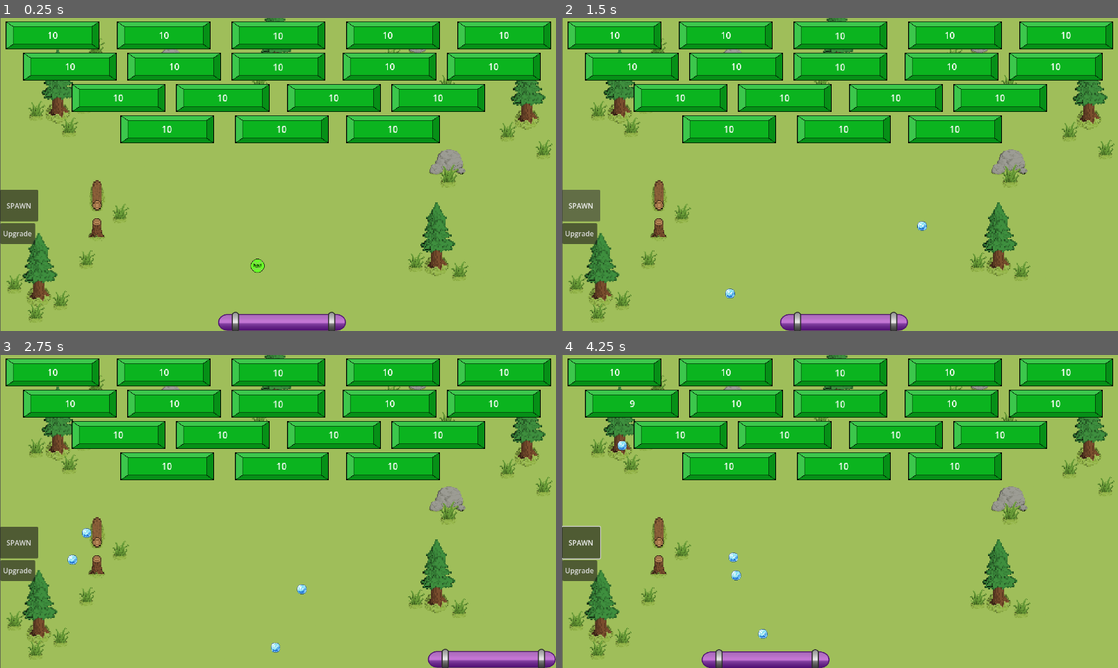
Above: before the commit, frames 1-4 (two rows, left to right).
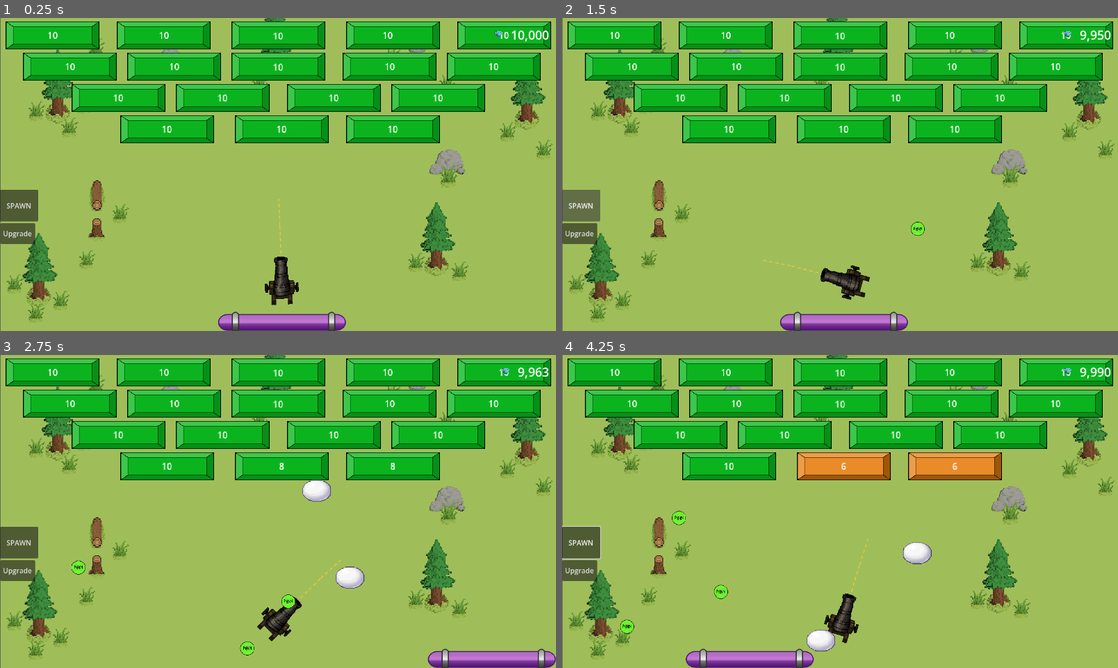
Above: after the commit, the same moments.

Repository: RuiTheSalted/Brick-by-Brick
Game: Godot game, scene res://scenes/level.tscn
Two runs of this game, one before a commit and one after it. Both use one fixed random seed, a clock stepped at 60 frames per second and the inputs below.
Inputs (mouse positions are in pixels of both pictures, inside the frame that each line leads up to):
- Up to frame 1 (0.25 s): no input
- Up to frame 2 (1.5 s): click "Upgrade" at 0.5 s; click "SPAWN" at 1.25 s
- Up to frame 3 (2.75 s): tap Enter (ui_accept) at 2, 2.27 s; move the mouse to (400, 495) at 2.02 s; hold Right (ui_right) from 2.03 s (still down); click (400, 495) at 2.17 s
- Up to frame 4 (4.25 s): release Right (ui_right) at 2.75 s; drag from (728, 527) to (812, 574) at 2.77 s; move the mouse to (895, 442) at 3.52 s; hold Left (ui_left) from 3.53 s (still down)

The runs differ from the first frame. In frame 1, 0.7% of the frame differs, in the area x 45-99%, y 4-92%; in frame 2, 0.8%; in frame 3, 1.7%; in frame 4, 5.3%, in the area x 10-99%, y 4-100%.

Commit message:
updated to use cannon sprite. ball upgrade button upgrade their damage, speed, and ammo reserve for the cannon as wel as change between the textures at every 5 levels.

Diff:
--- a/project.godot
+++ b/project.godot
@@ -19,6 +19,7 @@
 
 CurrencyManager="*uid://dpkshr51xy0oa"
 HudCurrency="*uid://d324c0rmw5ei8"
+UpgradeManager="*res://scripts/cannon/UpgradeManager.gd"
 
 [display]
 
--- a/scenes/buttons.tscn
+++ b/scenes/buttons.tscn
@@ -6,9 +6,10 @@
 script = ExtResource("1_ew542")
 
 [node name="Button" type="Button" parent="." unique_id=1104281975]
+focus_mode = 0
 offset_right = 80.0
 offset_bottom = 48.0
 text = "Upgrade
 "
 
-[connection signal="pressed" from="Button" to="." method="_on_button_pressed"]
+[connection signal="pressed" from="Button" to="." method="_on_upgrade_button_pressed"]
--- a/scenes/cannon/CurrencyManager.gd
+++ /dev/null
@@ -1,63 +0,0 @@
-extends Node
-
-# --- Currency ---
-var currency: int = 0
-
-# --- Upgrade ---
-var upgrade_level: int = 0
-
-# --- Upgrade Cost Scaling ---
-@export var base_cost: int = 100
-@export var cost_scaling: float = 1.5
-
-# --- Signal ---
-signal currency_changed(new_amount)
-signal upgrade_purchased(new_level)
-
-
-# Add currency from ball hits
-func add_currency(amount: int) -> void:
-	currency += amount
-	print("CurrencyManager: +", amount, " currency | Total: ", currency)
-	emit_signal("currency_changed", currency)
-
-
-# Returns the cost of the next upgrade
-func get_upgrade_cost() -> int:
-	return int(base_cost * pow(cost_scaling, upgrade_level))
-
-
-# Try to purchase an upgrade — returns true if successful
-func try_upgrade() -> bool:
-	var cost = get_upgrade_cost()
-	if currency < cost:
-		print("CurrencyManager: Not enough currency! Need ", cost, " have ", currency)
-		return false
-
-	currency -= cost
-	upgrade_level += 1
-	print("CurrencyManager: Upgrade purchased! Level ", upgrade_level, " | Cost was ", cost, " | Remaining: ", currency)
-	emit_signal("currency_changed", currency)
-	emit_signal("upgrade_purchased", upgrade_level)
-
-	# Update all active balls in the scene
-	_update_active_balls()
-	return true
-
-
-# Push new upgrade level to all balls currently in the scene
-func _update_active_balls() -> void:
-	var balls = get_tree().get_nodes_in_group("ball")
-	for ball in balls:
-		if ball.has_method("set_upgrade_level"):
-			ball.set_upgrade_level(upgrade_level)
-	print("CurrencyManager: Updated ", balls.size(), " active ball(s) to level ", upgrade_level)
-
-
-# Helper — print current state (useful for debugging)
-func print_status() -> void:
-	print("--- CurrencyManager Status ---")
-	print("Currency: ", currency)
-	print("Upgrade Level: ", upgrade_level)
-	print("Next Upgrade Cost: ", get_upgrade_cost())
-	print("------------------------------")
--- a/scenes/cannon/cannon.tscn
+++ b/scenes/cannon/cannon.tscn
@@ -45,7 +45,6 @@
 [node name="Cannon" type="CharacterBody2D" unique_id=855465672 node_paths=PackedStringArray("cannonBall_spawn", "cannon_sound", "anim_player")]
 collision_layer = 2
 script = ExtResource("1_p7cvk")
-max_balls = null
 cannon_scene = ExtResource("2_s14hi")
 cannonBall_spawn = NodePath("Rotator/cannonBall_spawn")
 cannon_sound = NodePath("cannon_sound")
--- a/scenes/level.tscn
+++ b/scenes/level.tscn
@@ -1,9 +1,8 @@
 [gd_scene format=3 uid="uid://hppu1j2rywla"]
 
 [ext_resource type="PackedScene" uid="uid://d1qf34fyylxqi" path="res://scenes/paddle.tscn" id="1_2q6dc"]
-[ext_resource type="Script" path="res://scenes/level.gd" id="1_64w2a"]
+[ext_resource type="Script" uid="uid://dsin6u8lewrlf" path="res://scenes/level.gd" id="1_64w2a"]
 [ext_resource type="PackedScene" uid="uid://dtlu1ys4mvur7" path="res://scenes/ball_spawner.tscn" id="1_mx8sn"]
-[ext_resource type="PackedScene" uid="uid://dj35vrqtmjv7k" path="res://scenes/ball.tscn" id="2_w7c3h"]
 [ext_resource type="Texture2D" uid="uid://c0h23gn43txwl" path="res://maps/easyMaps/mapsSprites/grassLevelOne/Grass.png" id="3_2r41h"]
 [ext_resource type="PackedScene" uid="uid://bi4747sfo5gjc" path="res://scenes/buttons.tscn" id="3_w8frs"]
 [ext_resource type="Texture2D" uid="uid://dvqguhd5is4im" path="res://maps/easyMaps/mapsSprites/grassLevelOne/rockWithGrass.png" id="4_olg7q"]
@@ -13,6 +12,8 @@
 [ext_resource type="Texture2D" uid="uid://cjm36a8ysgf4b" path="res://maps/easyMaps/mapsSprites/grassLevelOne/GrassBackground.png" id="8_bg"]
 [ext_resource type="Texture2D" uid="uid://eemue63q7n5x" path="res://maps/easyMaps/mapsSprites/grassLevelOne/pineTree.png" id="9_tree"]
 [ext_resource type="PackedScene" uid="uid://c45kb77sh2kav" path="res://scenes/bricks.tscn" id="10_ppgk2"]
+[ext_resource type="PackedScene" uid="uid://dwqqquosf3rgt" path="res://scenes/cannon/cannon.tscn" id="11_fpun6"]
+[ext_resource type="PackedScene" uid="uid://brj2fucxkqw0c" path="res://scenes/cannon/HUD_currency.tscn" id="14_fpun6"]
 
 [sub_resource type="RectangleShape2D" id="RectangleShape2D_w7c3h"]
 size = Vector2(20, 733)
@@ -202,8 +203,8 @@
 disable_mode = 1
 safe_margin = 0.001
 
-[node name="Ball" parent="." unique_id=777500282 instance=ExtResource("2_w7c3h")]
-position = Vector2(642, 520)
+[node name="Cannon" parent="." unique_id=855465672 instance=ExtResource("11_fpun6")]
+position = Vector2(648, 603)
 
 [node name="Walls" type="StaticBody2D" parent="." unique_id=699938017]
 
@@ -216,7 +217,7 @@
 shape = SubResource("RectangleShape2D_w8frs")
 
 [node name="Ceiling" type="CollisionShape2D" parent="Walls" unique_id=839577583]
-position = Vector2(640, -11)
+position = Vector2(647, -6)
 shape = SubResource("RectangleShape2D_mx8sn")
 
 [node name="Floor" type="CollisionShape2D" parent="Walls" unique_id=1534209908]
@@ -416,3 +417,5 @@
 offset_bottom = 11.461537
 horizontal_alignment = 1
 vertical_alignment = 1
+
+[node name="HUD" parent="." unique_id=45399565 instance=ExtResource("14_fpun6")]
--- a/scripts/bricks.gd
+++ b/scripts/bricks.gd
@@ -1,7 +1,9 @@
 extends Node2D
 
+@export var health = 10 # Total Brick health
+
+# Global hit counter:
 var hits = 0
-var health = 10 # Total Brick health
 
 # Textures for bricks health after each hit
 # Color progression per hit: healthy -> damaged -> critical health
@@ -17,13 +19,13 @@
 	_update_visuals()
 	_update_label()
 
-func hit() -> void:
+func take_damage(amount: int) -> void:
+	health -= amount
 	hits += 1
-	health -= 1
-	print("Brick hit ", hits, " time(s).", " Health, remaining: ", health)
+	# print("Brick hit ", hits, " time(s). Health remaining: ", health)
 
 	if health <= 0:
-		queue_free()		# Destroy brick after health = 0
+		queue_free()
 	else:
 		_update_visuals()
 		_update_label()
@@ -39,13 +41,13 @@
 		var thirds = max_health / 3.0
 
 		if health > thirds * 2.0:
-			print("Healthy")
+			#print("Healthy")
 			$Sprite2D.texture = load(brick_textures[0])
 		elif health > thirds:
-			print("Injured")
+			#print("Injured")
 			$Sprite2D.texture = load(brick_textures[1])
 		else:
-			print("Critical")
+			#print("Critical")
 			$Sprite2D.texture = load(brick_textures[2])
 
 func _update_label()-> void:
--- a/scripts/buttons.gd
+++ b/scripts/buttons.gd
@@ -1,15 +1,49 @@
 extends Node2D
 
-func _on_button_pressed() -> void:
-	print("Upgrading all balls! ")
-	var balls = get_tree().get_nodes_in_group("ball")
+# Which stat this button upgrades — set in the Inspector per button node
+# Valid values: "damage", "speed", "bounces", "ammo"
+@export var upgrade_stat: String = "damage"
 
-	if balls.is_empty():
-		print("Error: No balls found")
+# Set to true while testing so upgrades are free
+@export var debug_free_upgrades: bool = false
+
+
+func _on_upgrade_button_pressed() -> void:
+	if not get_tree().root.has_node("UpgradeManager"):
+		print("Error: UpgradeManager not found")
 		return
 
-	for ball in balls:
-		if ball.has_method("upgrade"):
-			ball.upgrade()
-		else:
-			print("Error: Ball not found or upgrade method missing")
+	var um = get_tree().root.get_node("UpgradeManager")
+
+	# Debug mode: bypass cost check entirely
+	if debug_free_upgrades:
+		match upgrade_stat:
+			"damage":
+				um.damage_level += 1
+				um.emit_signal("damage_upgraded", um.damage_level)
+				um.update_active_balls()
+			"speed":
+				um.speed_level += 1
+				um.emit_signal("speed_upgraded", um.speed_level)
+				um.update_active_balls()
+			"bounces":
+				um.bounces_level += 1
+				um.emit_signal("bounces_upgraded", um.bounces_level)
+				um.update_active_balls()
+			"ammo":
+				um.ammo_level += 1
+				um.emit_signal("ammo_upgraded", um.ammo_level)
+				um.update_active_cannons()
+		print("DEBUG: Free '", upgrade_stat, "' upgrade applied")
+		return
+
+	# Normal path: deduct currency and apply upgrade
+	print("Attempting '", upgrade_stat, "' upgrade | Currency: ",
+		get_tree().root.get_node("CurrencyManager").currency,
+		" | Cost: ", um.get_cost(upgrade_stat))
+
+	var success = um.try_upgrade(upgrade_stat)
+
+	if not success:
+		print("Upgrade failed — need ", um.get_cost(upgrade_stat),
+			" but have ", get_tree().root.get_node("CurrencyManager").currency)
--- a/scripts/cannon.gd
+++ /dev/null
@@ -1,16 +0,0 @@
-extends CharacterBody2D
-
-
-const SPEED = 1000.0
-
-func _physics_process(delta: float) -> void:
-
-	# Get the input direction and handle the movement/deceleration.
-	# As good practice, you should replace UI actions with custom gameplay actions.
-	var direction := Input.get_axis("ui_left", "ui_right")
-	if direction:
-		velocity.x = direction * SPEED
-	else:
-		velocity.x = move_toward(velocity.x, 0, SPEED)
-
-	move_and_slide()
--- /dev/null
+++ b/scripts/cannon/CurrencyManager.gd
@@ -0,0 +1,13 @@
+extends Node
+
+# --- Currency ---
+var currency: int = 10000
+
+# --- Signal ---
+signal currency_changed(new_amount)
+
+
+# Add currency from ball hits
+func add_currency(amount: int) -> void:
+	currency += amount
+	emit_signal("currency_changed", currency)
--- a/scripts/cannon/HUD_currency.gd
+++ b/scripts/cannon/HUD_currency.gd
@@ -6,6 +6,10 @@
 # Drag your nodes in directly from the Inspector
 @export var currency_label: Label
 @export var currency_icon: TextureRect
+
+# Reserved for per-stat upgrade UI — wire these up manually when ready
+@export var upgrade_level_label: Label
+@export var upgrade_cost_label: Label
 
 # Internal smooth counter
 var display_currency: float = 0.0
@@ -19,7 +23,6 @@
 	if currency_icon and currency_texture:
 		currency_icon.texture = currency_texture
 
-	# Defer connection so CurrencyManager is guaranteed to be fully ready
 	call_deferred("_connect_to_currency_manager")
 	_update_label()
 
--- /dev/null
+++ b/scripts/cannon/UpgradeManager.gd
@@ -0,0 +1,128 @@
+extends Node
+
+# --- Per-Stat Upgrade Levels ---
+var damage_level: int = 0
+var speed_level: int = 0
+var bounces_level: int = 0
+var ammo_level: int = 0
+
+# --- Base Stats ---
+@export var base_damage: int = 1
+@export var base_speed: float = 800.0
+@export var base_max_bounces: int = 10
+@export var base_max_balls: int = 5
+
+# --- Per-Stat Upgrade Costs ---
+@export var damage_base_cost: int = 50
+@export var speed_base_cost: int = 75
+@export var bounces_base_cost: int = 40
+@export var ammo_base_cost: int = 100
+@export var cost_scaling: float = 1.5
+
+# --- Signals ---
+signal damage_upgraded(new_level: int)
+signal speed_upgraded(new_level: int)
+signal bounces_upgraded(new_level: int)
+signal ammo_upgraded(new_level: int)
+
+
+# Returns the cost of the next upgrade for a given stat
+func get_cost(stat: String) -> int:
+	match stat:
+		"damage":
+			return int(damage_base_cost * pow(cost_scaling, damage_level))
+		"speed":
+			return int(speed_base_cost * pow(cost_scaling, speed_level))
+		"bounces":
+			return int(bounces_base_cost * pow(cost_scaling, bounces_level))
+		"ammo":
+			return int(ammo_base_cost * pow(cost_scaling, ammo_level))
+	push_error("UpgradeManager: Unknown stat '%s'" % stat)
+	return 0
+
+
+# Attempt to purchase an upgrade for a stat — returns true if successful
+func try_upgrade(stat: String) -> bool:
+	if not get_tree().root.has_node("CurrencyManager"):
+		push_error("UpgradeManager: CurrencyManager not found")
+		return false
+
+	var cm = get_tree().root.get_node("CurrencyManager")
+	var cost = get_cost(stat)
+
+	if cm.currency < cost:
+		print("UpgradeManager: Not enough currency for '", stat, "' upgrade. Need ", cost, ", have ", cm.currency)
+		return false
+
+	cm.currency -= cost
+	cm.emit_signal("currency_changed", cm.currency)
+
+	match stat:
+		"damage":
+			damage_level += 1
+			print("UpgradeManager: Damage -> level ", damage_level, " | DMG: ", get_damage())
+			emit_signal("damage_upgraded", damage_level)
+			update_active_balls()
+		"speed":
+			speed_level += 1
+			print("UpgradeManager: Speed -> level ", speed_level, " | SPD: ", snappedf(get_speed(), 0.1))
+			emit_signal("speed_upgraded", speed_level)
+			update_active_balls()
+		"bounces":
+			bounces_level += 1
+			print("UpgradeManager: Bounces -> level ", bounces_level, " | Max bounces: ", get_max_bounces())
+			emit_signal("bounces_upgraded", bounces_level)
+			update_active_balls()
+		"ammo":
+			ammo_level += 1
+			print("UpgradeManager: Ammo -> level ", ammo_level, " | Max balls: ", get_max_balls())
+			emit_signal("ammo_upgraded", ammo_level)
+			update_active_cannons()
+
+	return true
+
+
+# --- Scaled Stat Getters ---
+
+func get_damage() -> int:
+	return base_damage + (damage_level)
+
+func get_speed() -> float:
+	return base_speed * pow(1.05, speed_level)
+
+func get_max_bounces() -> int:
+	return base_max_bounces + (bounces_level * 2)
+
+func get_max_balls() -> int:
+	return base_max_balls + (ammo_level * 2)
+
+
+# Total upgrades purchased across all stats — used for ball texture tier
+func get_total_upgrades() -> int:
+	return damage_level + speed_level + bounces_level + ammo_level
+
+
+# Apply all current stats to a ball instance
+func apply_to_ball(ball) -> void:
+	ball.damage = get_damage()
+	ball.ball_speed = get_speed()
+	ball.max_bounces = get_max_bounces()
+	if ball.has_method("apply_texture_tier"):
+		ball.apply_texture_tier(get_total_upgrades())
+
+
+# Push current stats to all active balls in the scene
+func update_active_balls() -> void:
+	var balls = get_tree().get_nodes_in_group("cannonballs")
+	for ball in balls:
+		apply_to_ball(ball)
+	print("UpgradeManager: Updated ", balls.size(), " active ball(s)")
+
+
+# Push current ammo count to all active cannons in the scene
+func update_active_cannons() -> void:
+	var cannons = get_tree().get_nodes_in_group("cannons")
+	for cannon in cannons:
+		if cannon.has_method("sync_ammo"):
+			cannon.sync_ammo(get_max_balls())
+	print("UpgradeManager: Updated ", cannons.size(), " cannon(s) | Max balls: ", get_max_balls())
--- a/scripts/cannon/cannon.gd
+++ b/scripts/cannon/cannon.gd
@@ -41,6 +41,8 @@
 
 
 func _ready():
+	add_to_group("cannons")  # Allows CurrencyManager to find and sync this cannon
+
 	if not cannonBall_spawn:
 		push_error("cannonBall_spawn Node2D is not assigned!")
 	if not cannon_scene:
@@ -50,6 +52,12 @@
 		_rotator = $Rotator
 
 	update_directional_force()
+
+	# Sync ammo from UpgradeManager on scene load
+	if get_tree().root.has_node("UpgradeManager"):
+		var um = get_tree().root.get_node("UpgradeManager")
+		max_balls = um.get_max_balls()
+		um.ammo_upgraded.connect(_on_ammo_upgraded)
 
 
 func _input(event):
@@ -74,7 +82,6 @@
 	if Engine.is_editor_hint() or preview_ingame:
 		queue_redraw()
 
-	# Only fire if we have balls available
 	if shooting and current_balls < max_balls:
 		waited += delta
 		if waited >= cannon_delay:
@@ -147,10 +154,8 @@
 
 		if result:
 			_trajectory_points.append({ "pos": result.position, "bounce": after_bounce })
-
 			if bounces >= preview_max_bounces:
 				break
-
 			vel = next_vel.bounce(result.normal)
 			pos = result.position + result.normal * 1.0
 			bounces += 1
@@ -165,7 +170,6 @@
 func _draw():
 	if _trajectory_points.size() < 2:
 		return
-
 	for i in range(1, _trajectory_points.size()):
 		var from = to_local(_trajectory_points[i - 1].pos)
 		var to = to_local(_trajectory_points[i].pos)
@@ -189,7 +193,6 @@
 		traveled = end
 		drawing = not drawing
 
-
 func shoot():
 	if not cannon_scene:
 		push_warning("Cannot shoot: cannon_scene is not assigned!")
@@ -211,7 +214,6 @@
 
 	if cannonBall.has_method("shoot"):
 		cannonBall.shoot(directional_force, cannon_gravity)
-		# Track ball count and connect to its death signal
 		current_balls += 1
 		print("Cannon: Ball fired | Balls in play: ", current_balls, "/", max_balls)
 		cannonBall.ball_died.connect(_on_ball_died)
@@ -222,3 +224,14 @@
 func _on_ball_died():
 	current_balls -= 1
 	print("Cannon: Ball returned | Balls in play: ", current_balls, "/", max_balls)
+
+
+# Called by UpgradeManager when ammo is upgraded
+func sync_ammo(new_max_balls: int) -> void:
+	max_balls = new_max_balls
+	print("Cannon: Ammo upgraded | Max balls: ", max_balls)
+
+
+func _on_ammo_upgraded(_level: int) -> void:
+	if get_tree().root.has_node("UpgradeManager"):
+		sync_ammo(get_tree().root.get_node("UpgradeManager").get_max_balls())
--- a/scripts/cannon/cannon_ball.gd
+++ b/scripts/cannon/cannon_ball.gd
@@ -1,94 +1,88 @@
 extends CharacterBody2D
 
-# --- Base Stats (set these as your starting values) ---
-@export var base_damage: int = 25
-@export var base_speed: float = 800.0
-@export var base_max_bounces: int = 10
-@export var currency_per_hit: int = 10
+# --- Textures (assign one per 5 total upgrades in the Inspector) ---
+@export var ball_textures: Array[Texture2D] = [
+	preload("res://assets/spritesArt/ball/ball.png"),        # tier 0  (0–4 total upgrades)
+	preload("res://assets/spritesArt/ball/tennisBall.png"),  # tier 1  (5–9)
+	preload("res://assets/spritesArt/ball/BeachBall.png"),   # tier 2  (10–14)
+	preload("res://assets/spritesArt/ball/iceball.png"),     # tier 3  (15–19)
+	preload("res://assets/spritesArt/ball/Cannon_Ball.png"), # tier 4  (20+)
+]
 
-# --- Textures (add one texture per 5 levels, e.g. 5 textures for levels 0-4, 5-9, 10-14...) ---
-@export var ball_textures: Array[Texture2D] = []
-
-# --- Runtime Stats (scaled by upgrade level) ---
-var damage: int = 25
+# --- Runtime Stats (set by UpgradeManager on spawn) ---
+var damage: int = 1
 var ball_speed: float = 800.0
 var max_bounces: int = 10
+
+# --- Currency per hit ---
+@export var currency_per_hit: int = 10
 
 # --- Internal State ---
 var bounce_count: int = 0
 var _movement: Vector2 = Vector2.ZERO
+var _base_display_size: Vector2 = Vector2.ZERO
 
 # --- Signal ---
 signal ball_died
 
 
 func _ready() -> void:
-	# Apply current upgrade level from CurrencyManager on spawn
-	if get_tree().root.has_node("CurrencyManager"):
-		var cm = get_tree().root.get_node("CurrencyManager")
-		set_upgrade_level(cm.upgrade_level)
+	add_to_group("cannonballs")
+	set_physics_process(false)
+	# Record the original display size before any texture swap
+	var sprite = get_node_or_null("cannonBall")
+	if sprite and sprite.texture:
+		_base_display_size = sprite.texture.get_size() * sprite.scale
+	if get_tree().root.has_node("UpgradeManager"):
+		get_tree().root.get_node("UpgradeManager").apply_to_ball(self)
 
 
 # Called by cannon to start movement
 func shoot(directional_force: Vector2, _gravity: float) -> void:
-	# Gravity ignored — straight line like Idle Breakout
 	_movement = directional_force.normalized() * ball_speed
 	set_physics_process(true)
 
 
-# Apply upgrade level — scales all stats and swaps texture
-func set_upgrade_level(level: int) -> void:
-	# Damage: +5 per level
-	damage = base_damage + (level * 5)
-
-	# Speed: exponential scaling (1.05 ^ level * base)
-	ball_speed = base_speed * pow(1.05, level)
-
-	# Bounces: +2 per level
-	max_bounces = base_max_bounces + (level * 2)
-
-	# Texture: swap every 5 levels
+# Called by UpgradeManager to swap texture based on total upgrade tier
+func apply_texture_tier(tier: int) -> void:
 	if ball_textures.size() > 0:
-		var texture_index = min(level / 5, ball_textures.size() - 1)
-		var sprite = get_node_or_null("Sprite2D")
+		var idx = min(tier / 5, ball_textures.size() - 1)
+		var sprite = get_node_or_null("cannonBall")
 		if sprite:
-			sprite.texture = ball_textures[texture_index]
-
-	print("Ball: Upgrade level ", level, " applied | DMG:", damage, " SPD:", snappedf(ball_speed, 0.1), " Bounces:", max_bounces)
+			sprite.texture = ball_textures[idx]
+			# Rescale to preserve the original display size regardless of new texture dimensions
+			if _base_display_size != Vector2.ZERO and sprite.texture:
+				sprite.scale = _base_display_size / sprite.texture.get_size()
 
 
 func _physics_process(_delta: float) -> void:
-	velocity = _movement
+	velocity = _movement.normalized() * ball_speed
 	move_and_slide()
 
-	# Only handle first collision to avoid corner-scrambling
 	if get_slide_collision_count() > 0:
 		var collision = get_slide_collision(0)
 		var hit = collision.get_collider()
 		var normal = collision.get_normal()
 
-		# Deal damage and award currency if enemy
-		if hit.has_method("take_damage"):
+		if hit.is_in_group("bricks"):
 			hit.take_damage(damage)
-			# Award currency
 			if get_tree().root.has_node("CurrencyManager"):
 				get_tree().root.get_node("CurrencyManager").add_currency(currency_per_hit)
 
-		# Bounce
+		elif hit.has_method("take_damage"):
+			hit.take_damage(damage)
+			if get_tree().root.has_node("CurrencyManager"):
+				get_tree().root.get_node("CurrencyManager").add_currency(currency_per_hit)
+
 		_movement = _movement.bounce(normal)
-
-		# Track bounces
 		bounce_count += 1
-		print("Ball: Bounce ", bounce_count, "/", max_bounces)
 
 		if bounce_count >= max_bounces:
-			print("Ball: Max bounces reached, dying")
 			emit_signal("ball_died")
 			queue_free()
 
 
 # Off screen — die
 func _on_visibility_notifier_exit_screen() -> void:
-	print("Ball: Left screen, dying")
 	emit_signal("ball_died")
 	queue_free()
Not shown, removed: scripts/cannon.gd.uid
Renamed: scenes/cannon/CurrencyManager.gd.uid -> scripts/cannon/CurrencyManager.gd.uid
Not shown, added: scripts/cannon/UpgradeManager.gd.uid
